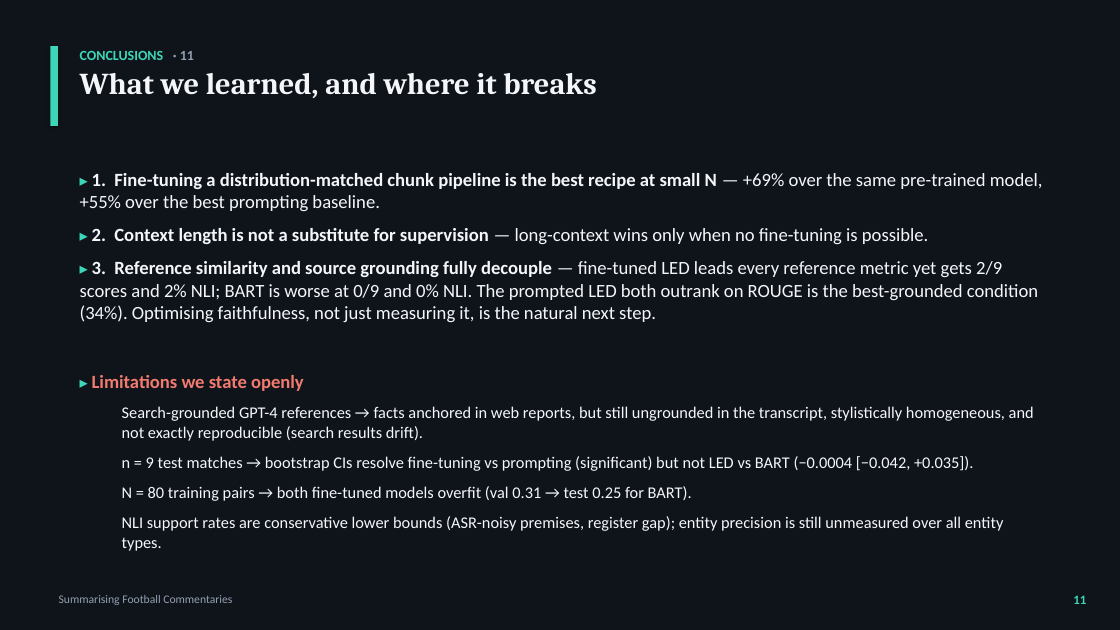
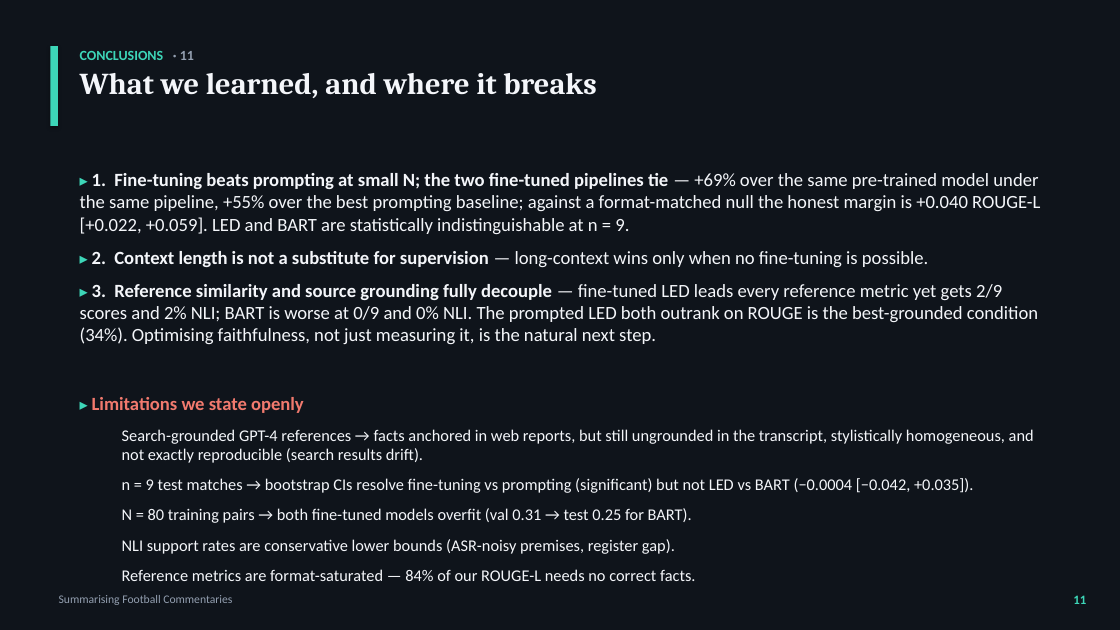
Before and after one commit to christiandalfarra/ANLP_Project, a slide deck: slide 11 of report/slides/ANLP_slides_alt.pptx. Drawn at 1120x630 pixels with LibreOffice and Linux fonts; fonts in the diff are those of the drawing. Boxes give left, top, right and bottom in pixels: in the first picture for what was removed or moved away, otherwise in the second. Text is boxed around its words. In the diff, an @@ line names an element or a change of style, - is before the commit and + after.

```diff
--- a/report/slides/ANLP_slides_alt.pptx
+++ b/report/slides/ANLP_slides_alt.pptx
@@ text at (80, 173, 1040, 234): text changed; bold off @@
-▸ 1. Fine-tuning a distribution-matched chunk pipeline is the best recipe at small N — +69% over the same pre-trained model, +55% over the best prompting baseline.
+▸ 1. Fine-tuning beats prompting at small N; the two fine-tuned pipelines tie — +69% over the same pre-trained model under the same pipeline, +55% over the best prompting baseline; against a format-matched null the honest margin is +0.040 ROUGE-L [+0.022, +0.059]. LED and BART are statistically indistinguishable at n = 9.
@@ text at (122, 539, 695, 581): text changed @@
-  NLI support rates are conservative lower bounds (ASR-noisy premises, register gap); entity precision is still unmeasured over all entity types.
+  NLI support rates are conservative lower bounds (ASR-noisy premises, register gap).
+  Reference metrics are format-saturated — 84% of our ROUGE-L needs no correct facts.
```
Also in this commit, not shown: 3 other slides changed, 18 other files.
